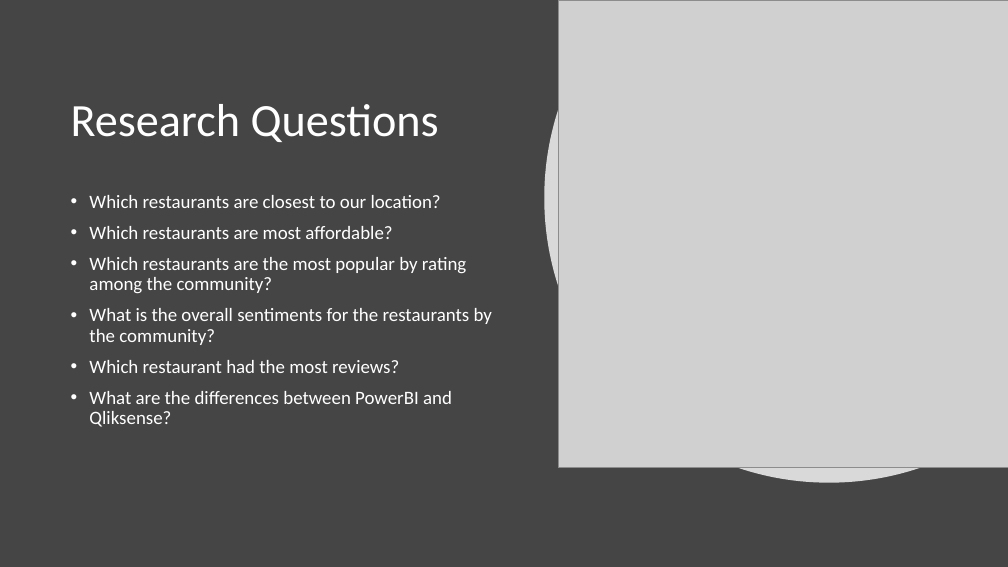
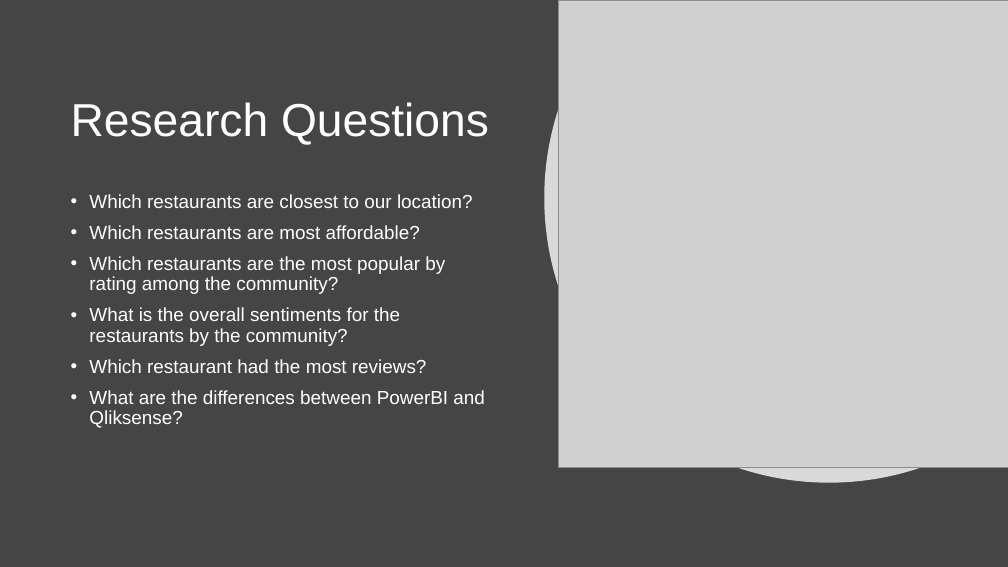
Before and after one commit to PurnimaChandel/Final-Project, a slide deck: slide 3 of Final_presentation.pptx. Drawn at 1008x567 pixels with LibreOffice and Linux fonts; fonts in the diff are those of the drawing; grey boxes stand for pictures. Boxes give left, top, right and bottom in pixels: in the first picture for what was removed or moved away, otherwise in the second. Text is boxed around its words. In the diff, an @@ line names an element or a change of style, - is before the commit and + after.

```diff
--- a/Final_presentation.pptx
+++ b/Final_presentation.pptx
@@ title "Research Questions" at [71,102,489,145]: font Calibri to Arial @@
@@ text "Which restaurants are closest to ..." at [89,194,485,428]: font Calibri to Arial @@
```
Also in this commit, not shown: 8 other slides changed.
